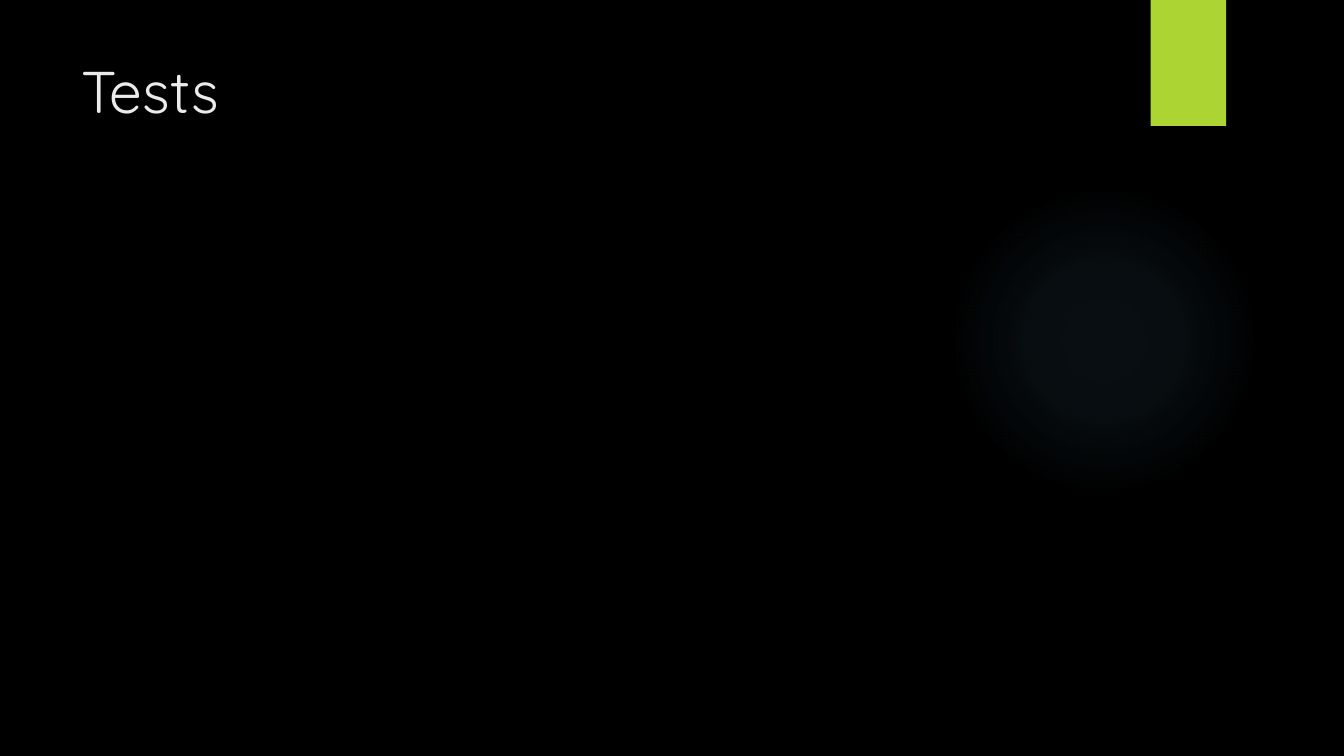
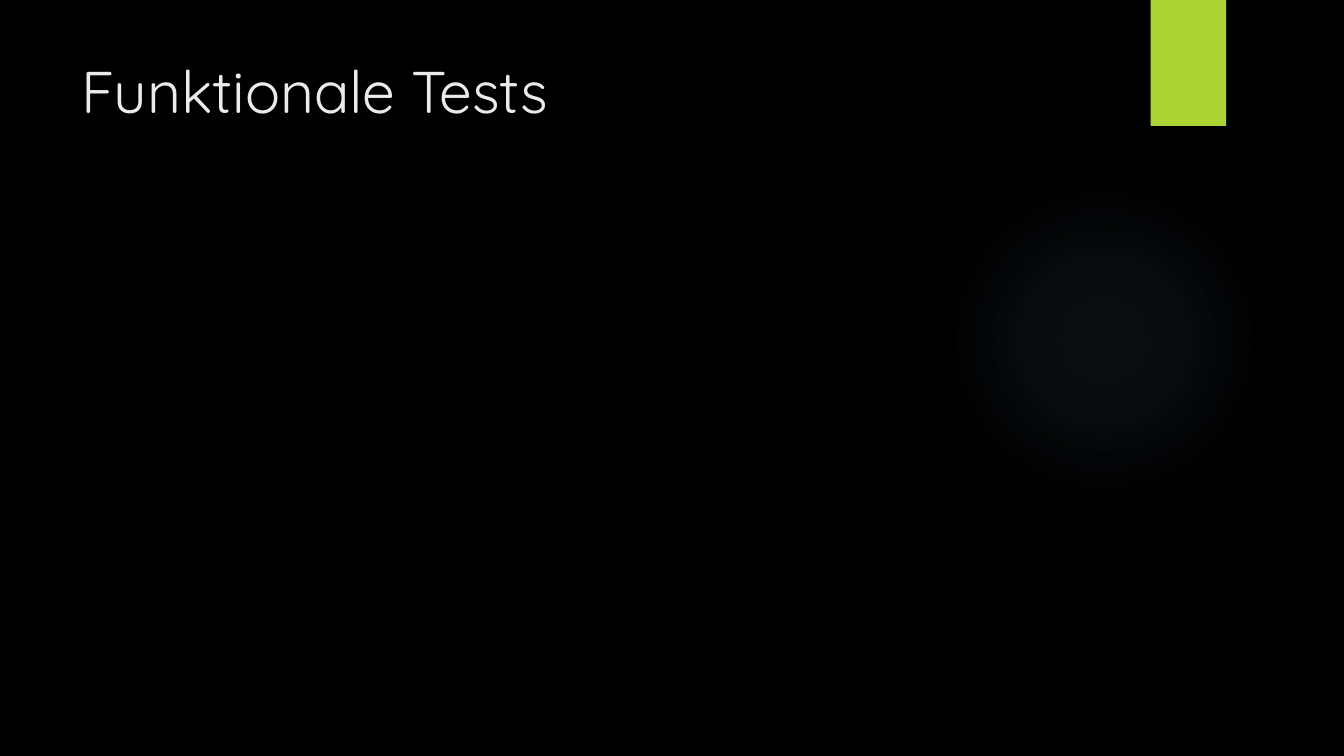
Before and after one commit to lucakuendig/INM21_Group_B, a slide deck: slide 6 of 06_Praesentation/Praesentation_Mangel_Manager.pptx (slide 7 before the commit). Drawn at 1344x756 pixels with LibreOffice and Linux fonts; fonts in the diff are those of the drawing; background and template pictures are left out. Boxes give left, top, right and bottom in pixels: in the first picture for what was removed or moved away, otherwise in the second. Text is boxed around its words. In the diff, an @@ line names an element or a change of style, - is before the commit and + after.

```diff
--- a/06_Praesentation/Praesentation_Mangel_Manager.pptx
+++ b/06_Praesentation/Praesentation_Mangel_Manager.pptx
@@ title at (81, 69, 548, 114): text changed @@
-Tests
+Funktionale Tests
```
Also in this commit, not shown: 6 other slides changed, 6 slides added, 2 slides removed.
